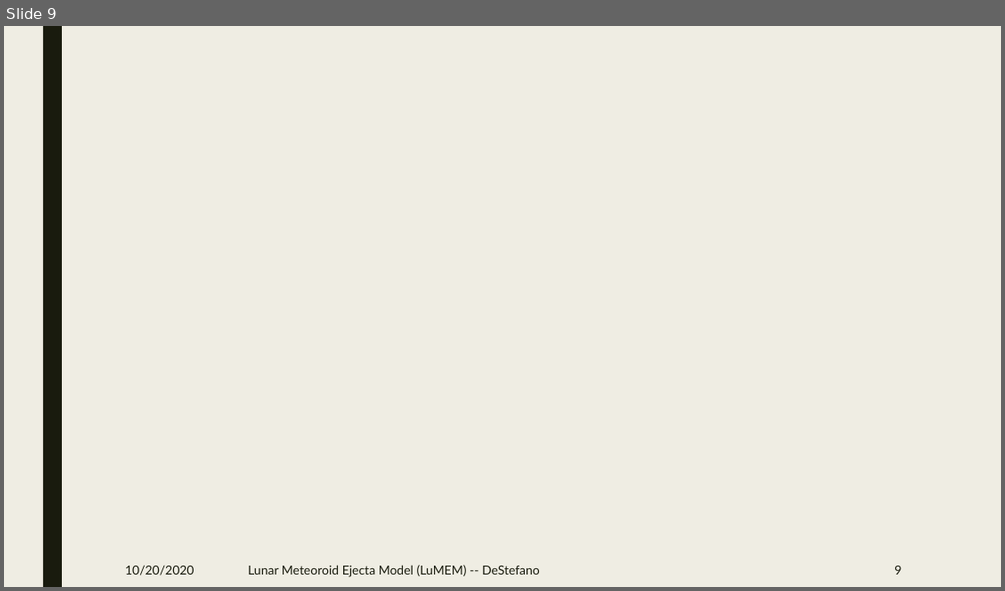
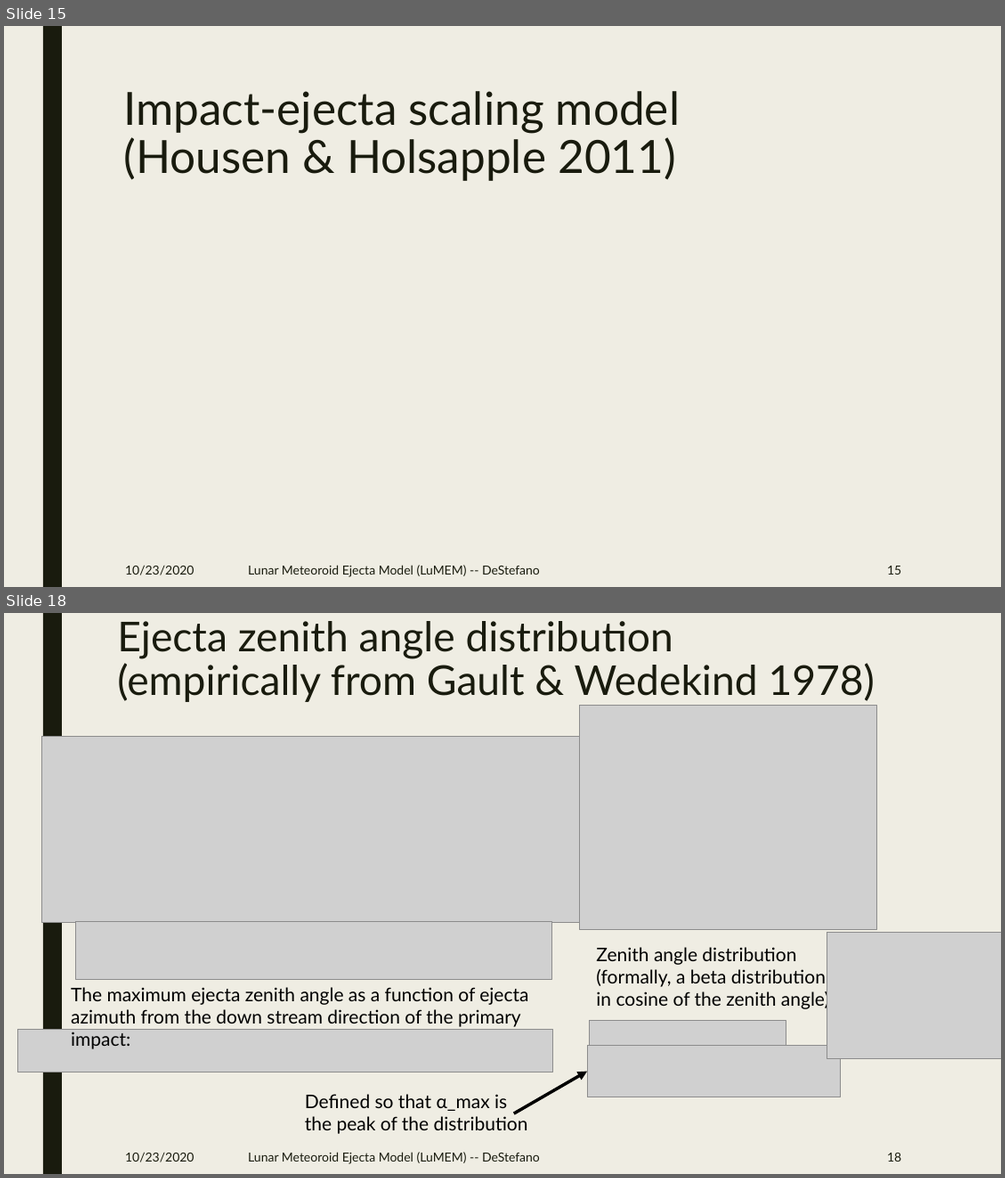
Before and after one commit to pmbremner/LunarEjecta, a slide deck: Presentation/Lunar_Secondary_Ejecta_Model.pptx. Shown one above the other, each under a label of ours: slide 9 before the commit, slides 15 and 18 after it; the slides between them are not shown. The pictures are 1005x591 and 1005x1178 pixels, drawn with LibreOffice and Linux fonts; fonts in the diff are those of the drawing; grey boxes stand for pictures. Boxes give left, top, right and bottom in pixels: in the first picture for what was removed or moved away, otherwise in the second. Text is boxed around its words. In the diff, an @@ line names an element or a change of style, - is before the commit and + after.

```diff
--- a/Presentation/Lunar_Secondary_Ejecta_Model.pptx
+++ b/Presentation/Lunar_Secondary_Ejecta_Model.pptx
@@ slide 18 added at (4,613,1001,1174), background #EFEDE3; not listed: 1 template element that a slide beside it also shows @@
@@ title added at (117,621,875,702), 39.6 pt, text #191B0E @@
+Ejecta zenith angle distribution
+(empirically from Gault & Wedekind 1978)
@@ picture added at (579,705,877,929) @@
@@ picture added at (41,737,591,923) @@
@@ picture added at (76,921,551,979) @@
@@ picture added at (827,933,1001,1058) @@
@@ text added at (596,947,833,1010), 18 pt, text #000000 @@
+Zenith angle distribution (formally, a beta distribution in cosine of the zenith angle):
@@ text added at (71,987,528,1027), 18 pt, text #000000 @@
+The maximum ejecta zenith angle as a function of ejecta azimuth from the down stream direction of the primary impact:
@@ picture added at (17,1029,553,1071) @@
@@ picture added at (589,1020,786,1049) @@
@@ picture added at (587,1046,841,1097) @@
@@ arrow added from (514, 1113) to (587, 1071), #000000 3 pt @@
@@ text added at (305,1094,528,1134), 18 pt, text #000000 @@
+Defined so that α_max is the peak of the distribution
@@ text added at (125,1151,194,1162), 12 pt, text #191B0E @@
+10/23/2020
@@ text added at (248,1151,540,1164), 12 pt, text #191B0E @@
+Lunar Meteoroid Ejecta Model (LuMEM) -- DeStefano
@@ page number added at (887,1152,901,1161), 12 pt, text #191B0E @@
+18
@@ what was slide 9 is now slide 15 @@
@@ slide 15 changed as well @@
@@ title added at (123,91,680,181), 44 pt, text #191B0E @@
+Impact-ejecta scaling model
+(Housen & Holsapple 2011)
@@ text at (125,564,194,575): text changed @@
-10/20/2020
+10/23/2020
@@ page number at (887,565,901,574): text changed @@
-9
+15
```
Also in this commit, not shown: 12 other slides changed, 9 other slides added, 7 other files.
